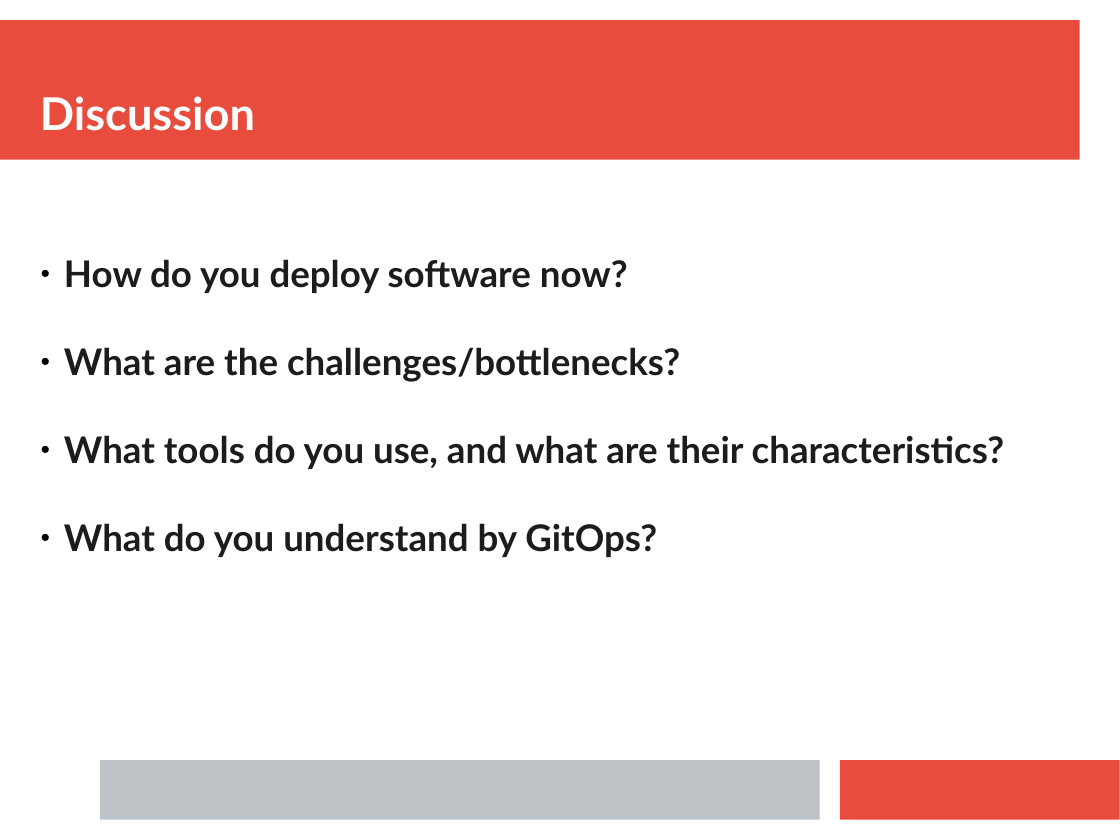
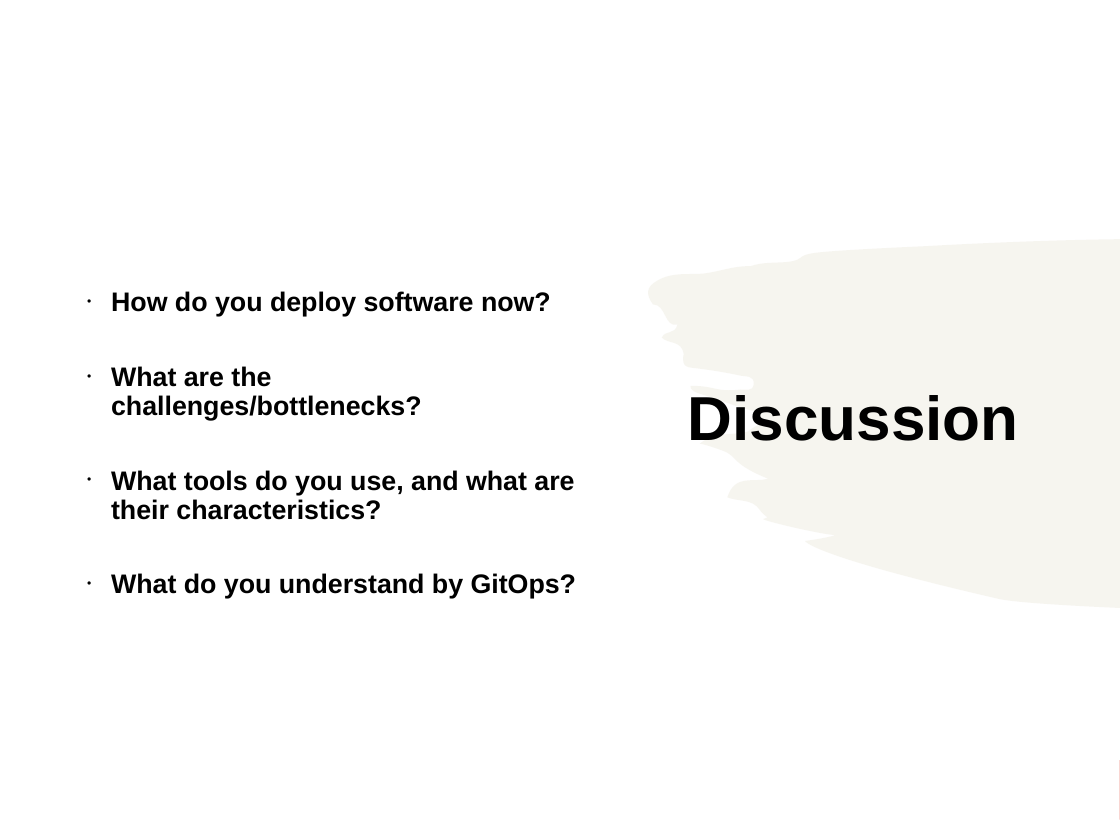
Before and after one commit to ianmiell/gitops-first-steps, a slide deck: slide 5 of slides/gitops_first_steps.pptx. Drawn at 1120x840 pixels with LibreOffice and Linux fonts; fonts in the diff are those of the drawing. Boxes give left, top, right and bottom in pixels: in the first picture for what was removed or moved away, otherwise in the second. Text is boxed around its words. In the diff, an @@ line names an element or a change of style, - is before the commit and + after.

```diff
--- a/slides/gitops_first_steps.pptx
+++ b/slides/gitops_first_steps.pptx
@@ rectangle added at (x1=0, y1=0, x2=1120, y2=840), fill #FFFFFF @@
@@ text "How do you deploy software ..." moved from (x1=64, y1=259, x2=1005, y2=557) to (x1=111, y1=291, x2=577, y2=599) @@
@@ text "How do you deploy software ..." at (x1=111, y1=291, x2=577, y2=599): size 26 to 19 pt, font Lato to Arial, text colour #1C1C1C to #000000; bullet ● to •; line spacing 1 to 0.9; more space between paragraphs; vertical alignment top to middle @@
@@ freeform shape added at (x1=648, y1=240, x2=1120, y2=609), fill #EEECE1 at 50% opacity @@
@@ text "Discussion" moved from (x1=40, y1=96, x2=255, y2=131) to (x1=688, y1=395, x2=1019, y2=441) @@
@@ text "Discussion" at (x1=688, y1=395, x2=1019, y2=441): size 32 to 44 pt, font Lato to Arial, text colour #FFFFFF to #000000; line spacing 1 to 0.9; more space between paragraphs; vertical alignment bottom to middle @@
@@ rectangle removed at (x1=100, y1=760, x2=819, y2=820) @@
```
Also in this commit, not shown: 33 other slides changed, 1 other file.
